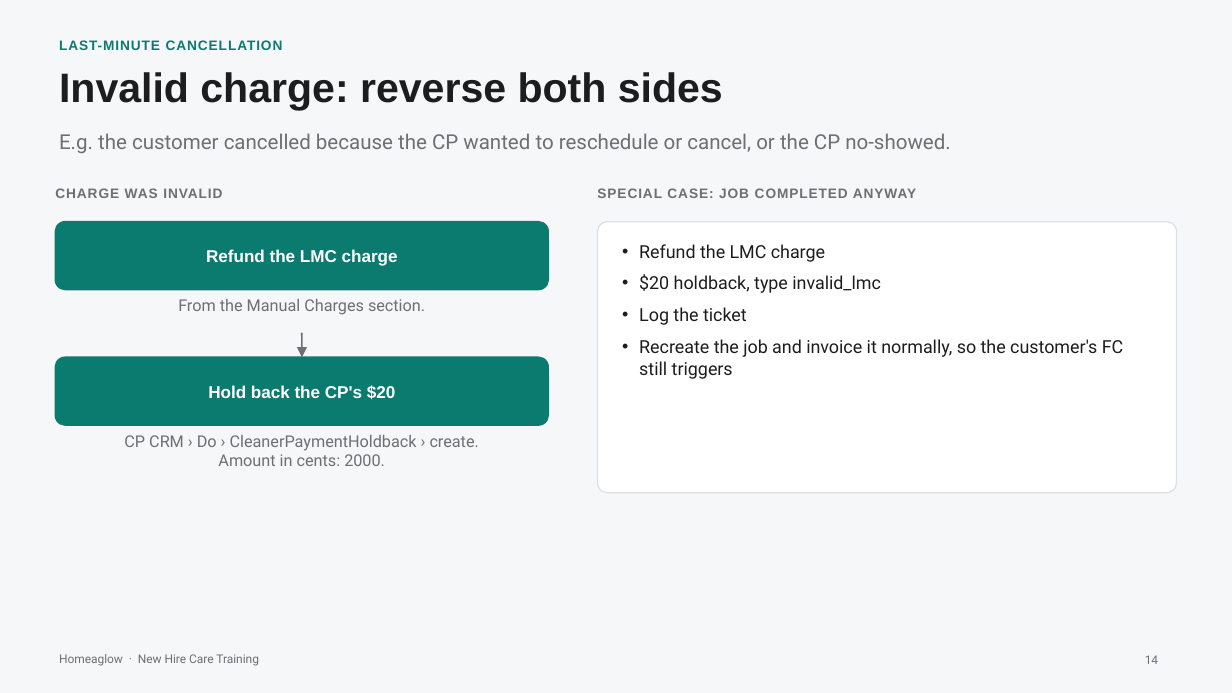
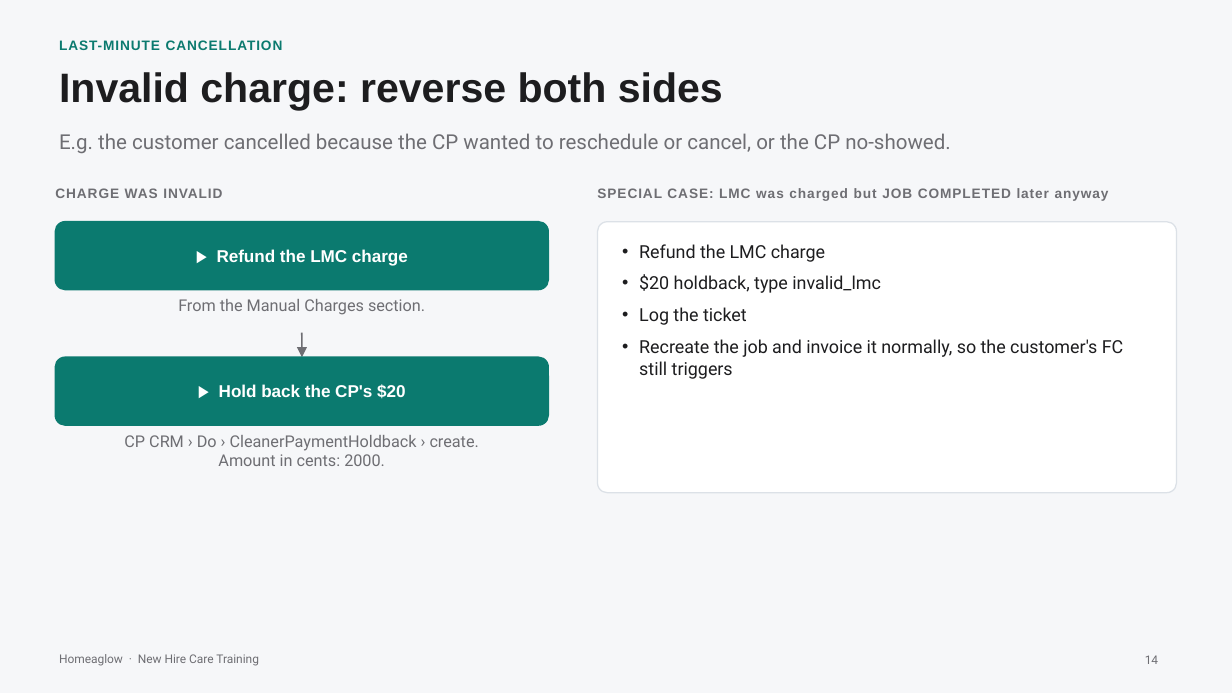
Before and after one commit to anjulimichelle/training, a slide deck: slide 14 of incorrect-info-lmc-lockout/incorrect-info-lmc-lockout.pptx. Drawn at 1232x693 pixels with LibreOffice and Linux fonts; fonts in the diff are those of the drawing. Boxes give left, top, right and bottom in pixels: in the first picture for what was removed or moved away, otherwise in the second. Text is boxed around its words. In the diff, an @@ line names an element or a change of style, - is before the commit and + after.

```diff
--- a/incorrect-info-lmc-lockout/incorrect-info-lmc-lockout.pptx
+++ b/incorrect-info-lmc-lockout/incorrect-info-lmc-lockout.pptx
@@ text at <box>597,188,1109,201</box>: text changed @@
-SPECIAL CASE: JOB COMPLETED ANYWAY
+SPECIAL CASE: LMC was charged but JOB COMPLETED later anyway
@@ rounded rectangle "▶ Refund the LMC charge": place and size @@
-rounded rectangle "▶ Refund the LMC charge" at <box>206,249,398,266</box>
+rounded rectangle "▶ Refund the LMC charge" at <box>55,222,548,290</box>
@@ rounded rectangle "▶ Refund the LMC charge" at <box>55,222,548,290</box>: fill none to #0B7A6F; outline none to #0B7A6F 1 pt @@
@@ rounded rectangle removed at <box>55,222,548,290</box> @@
@@ text in rounded rectangle at <box>217,249,408,266</box>: text changed @@
-Refund the LMC charge
+▶ Refund the LMC charge
@@ rounded rectangle "▶ Hold back the CP's ...": place and size @@
-rounded rectangle "▶ Hold back the CP's ..." at <box>208,385,395,400</box>
+rounded rectangle "▶ Hold back the CP's ..." at <box>55,357,548,425</box>
@@ rounded rectangle "▶ Hold back the CP's ..." at <box>55,357,548,425</box>: fill none to #0B7A6F; outline none to #0B7A6F 1 pt @@
@@ rounded rectangle removed at <box>55,357,548,425</box> @@
@@ text in rounded rectangle at <box>219,384,405,398</box>: text changed @@
-Hold back the CP's $20
+▶ Hold back the CP's $20
```
Also in this commit, not shown: 1 other file.
